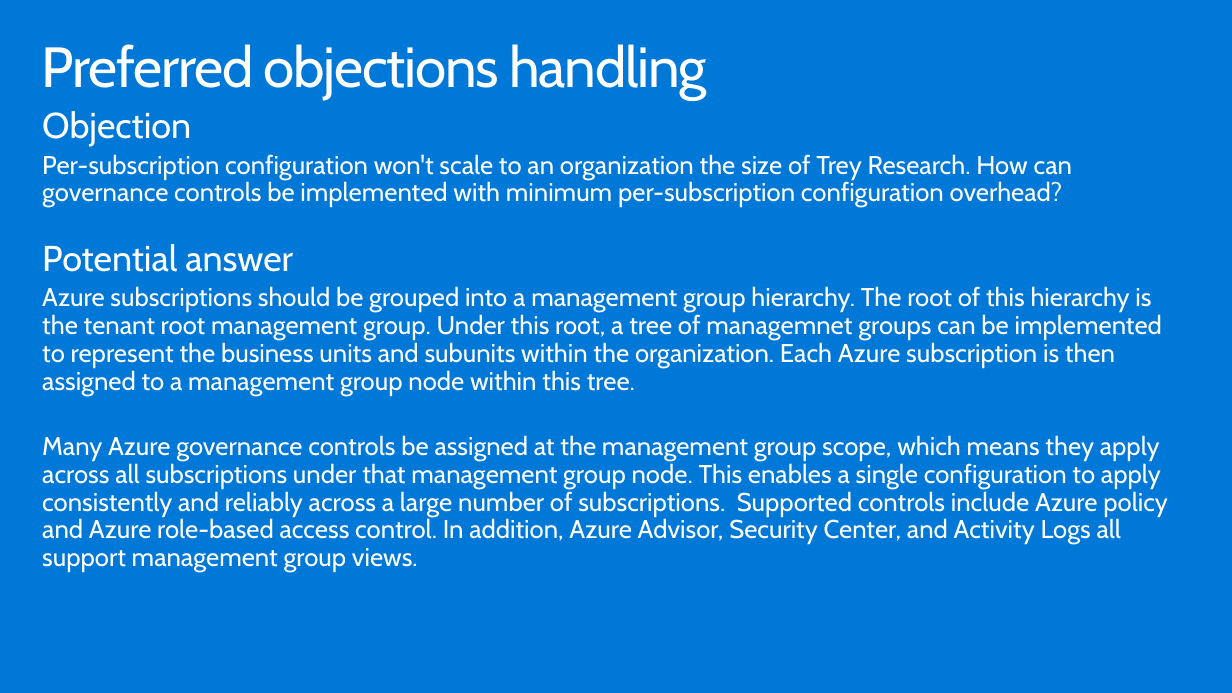
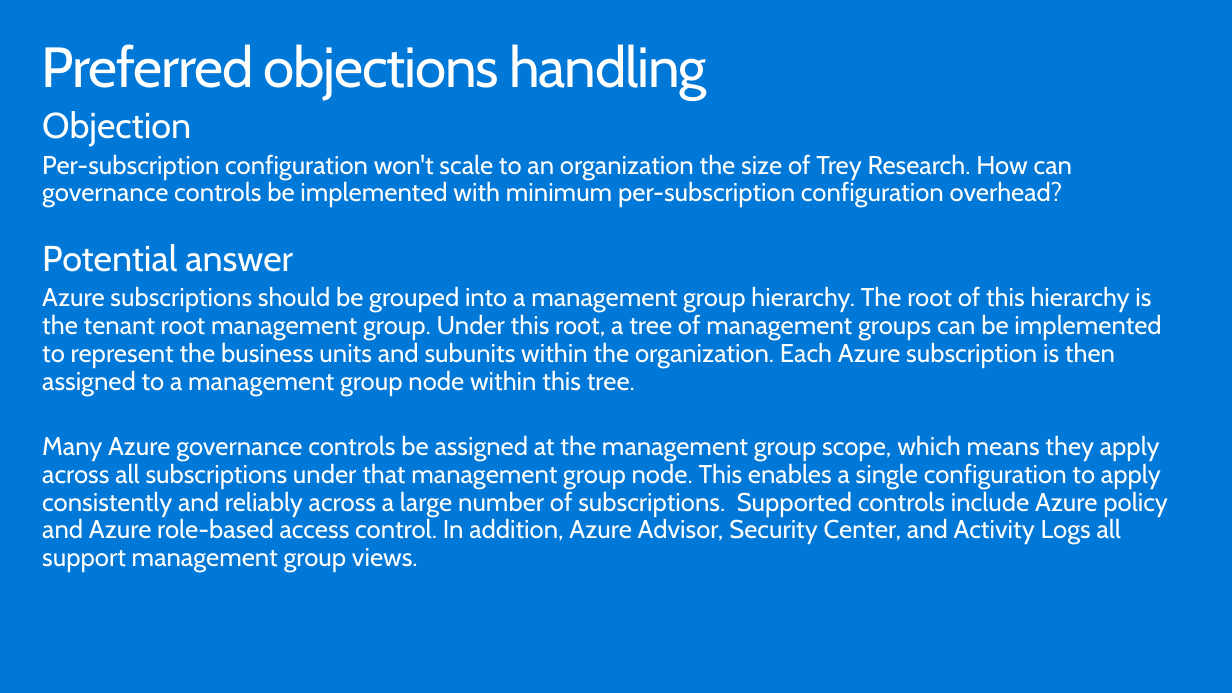
Before and after one commit to tejaswini972/MCW-Enterprise-ready-cloud, a slide deck: slide 35 of Whiteboard design session/WDS trainer presentation - Enterprise-ready cloud.pptx. Drawn at 1232x693 pixels with LibreOffice and Linux fonts; fonts in the diff are those of the drawing. Boxes give left, top, right and bottom in pixels: in the first picture for what was removed or moved away, otherwise in the second. Text is boxed around its words. In the diff, an @@ line names an element or a change of style, - is before the commit and + after.

```diff
--- a/Whiteboard design session/WDS trainer presentation - Enterprise-ready cloud.pptx
+++ b/Whiteboard design session/WDS trainer presentation - Enterprise-ready cloud.pptx
@@ text at (42,286,1161,395): text changed @@
-Azure subscriptions should be grouped into a management group hierarchy. The root of this hierarchy is the tenant root management group. Under this root, a tree of managemnet groups can be implemented to represent the business units and subunits within the organization. Each Azure subscription is then assigned to a management group node within this tree.
+Azure subscriptions should be grouped into a management group hierarchy. The root of this hierarchy is the tenant root management group. Under this root, a tree of management groups can be implemented to represent the business units and subunits within the organization. Each Azure subscription is then assigned to a management group node within this tree.
```
Also in this commit, not shown: 5 other files.
